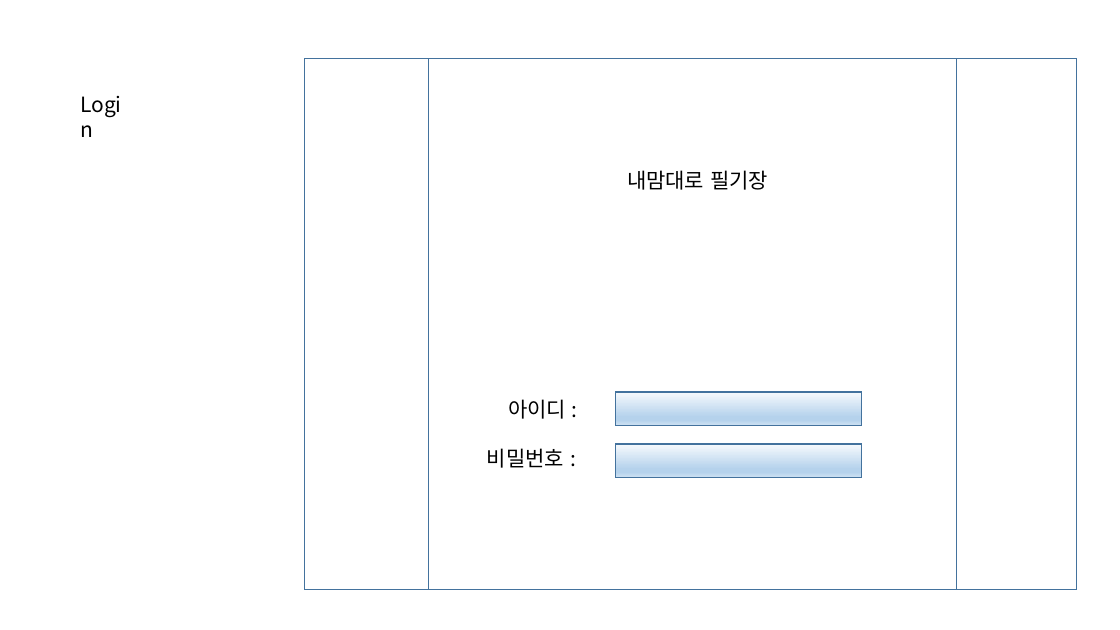
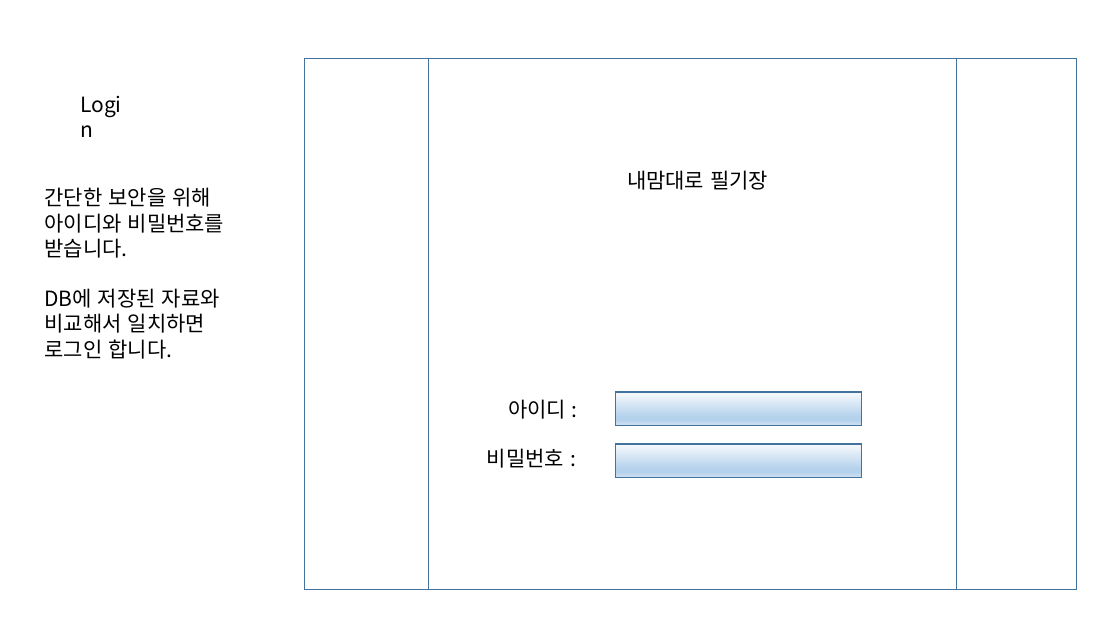
Before and after one commit to masima305/opensourceClass, a slide deck: slide 4 of project#1/메모장 기획.pptx. Drawn at 1120x630 pixels with LibreOffice and Linux fonts; fonts in the diff are those of the drawing. Boxes give left, top, right and bottom in pixels: in the first picture for what was removed or moved away, otherwise in the second. Text is boxed around its words. In the diff, an @@ line names an element or a change of style, - is before the commit and + after.

```diff
--- a/project#1/메모장 기획.pptx
+++ b/project#1/메모장 기획.pptx
@@ text added at (45,187,225,359), 18 pt, text #000000 @@
+간단한 보안을 위해 아이디와 비밀번호를 받습니다.
+DB에 저장된 자료와 비교해서 일치하면 로그인 합니다.
```
Also in this commit, not shown: 4 other slides changed, 3 slides added.
